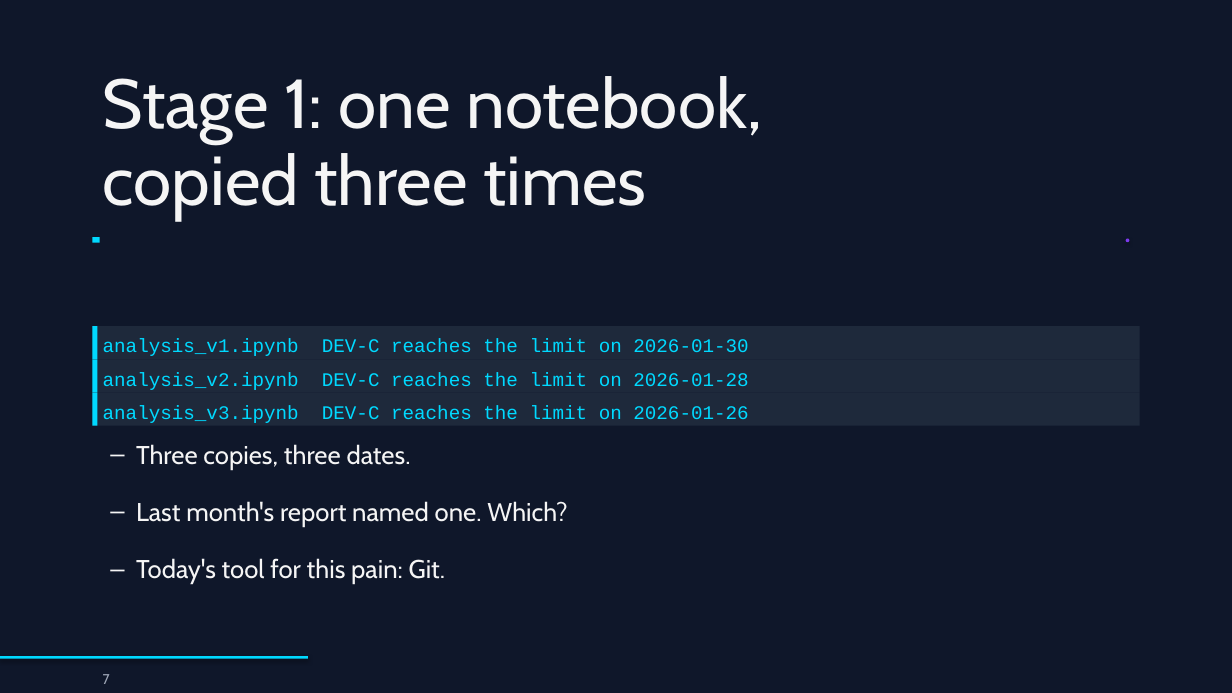
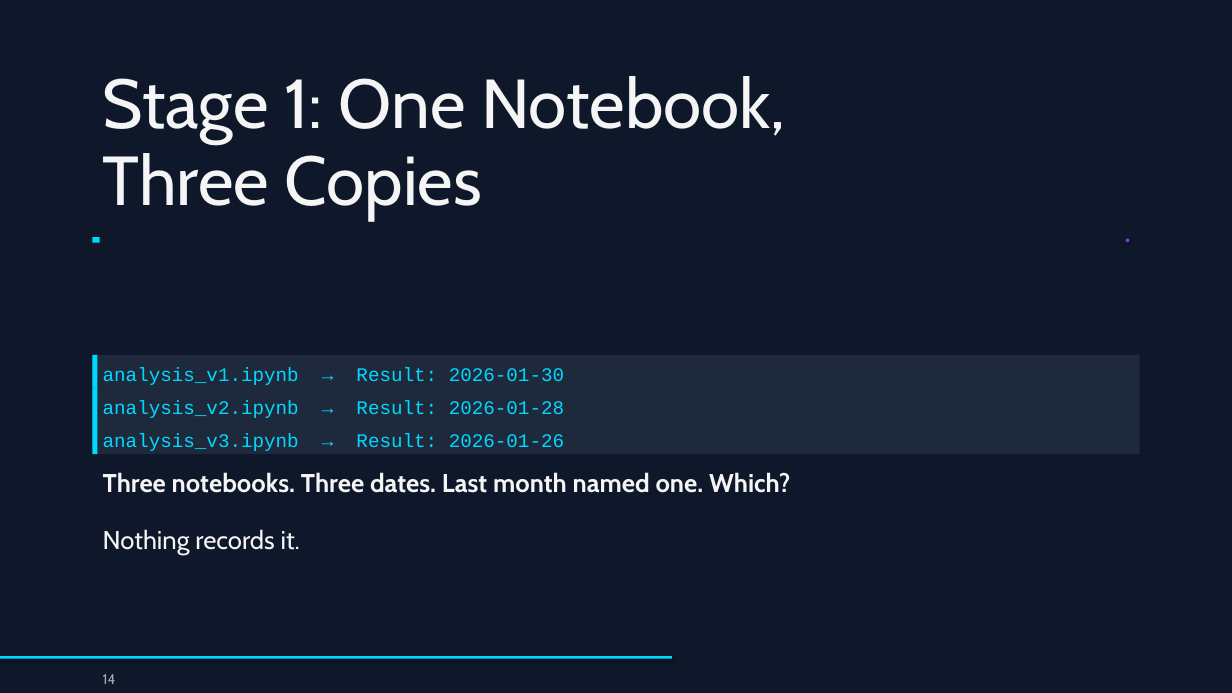
Before and after one commit to drweihungpan-lab/3R-teaching, a slide deck: slide 14 of materials/slides/session-1.pptx (slide 7 before the commit). Drawn at 1232x693 pixels with LibreOffice and Linux fonts; fonts in the diff are those of the drawing. Boxes give left, top, right and bottom in pixels: in the first picture for what was removed or moved away, otherwise in the second. Text is boxed around its words. In the diff, an @@ line names an element or a change of style, - is before the commit and + after.

```diff
--- a/materials/slides/session-1.pptx
+++ b/materials/slides/session-1.pptx
@@ text at <box>103,76,786,220</box>: text changed @@
-Stage 1: one notebook,
-copied three times
+Stage 1: One Notebook,
+Three Copies
@@ text in rectangle at <box>103,368,564,385</box>: text changed @@
-analysis_v1.ipynb DEV-C reaches the limit on 2026-01-30
+analysis_v1.ipynb → Result: 2026-01-30
@@ text at <box>103,401,564,418</box>: text changed @@
-analysis_v2.ipynb DEV-C reaches the limit on 2026-01-28
+analysis_v2.ipynb → Result: 2026-01-28
@@ 5 rectangles: place and size @@
-5 rectangles at <box>92,326,1140,426</box>
+5 rectangles at <box>92,355,1140,455</box>
@@ text in rectangle at <box>103,434,564,451</box>: text changed @@
-analysis_v3.ipynb DEV-C reaches the limit on 2026-01-26
+analysis_v3.ipynb → Result: 2026-01-26
@@ text at <box>103,472,790,493</box>: text changed; bold on @@
-– Three copies, three dates.
+Three notebooks. Three dates. Last month named one. Which?
@@ text at <box>103,529,300,555</box>: text changed @@
-– Last month's report named one. Which?
+Nothing records it.
@@ text removed at <box>136,558,445,584</box> @@
-– Today's tool for this pain: Git.
@@ rectangle: place and size @@
-rectangle at <box>0,656,308,659</box>
+rectangle at <box>0,656,672,659</box>
@@ text at <box>103,674,116,684</box>: text changed @@
-7
+14
```
Also in this commit, not shown: 1 other slide changed, 25 slides added, 26 slides removed, 1 other file.
